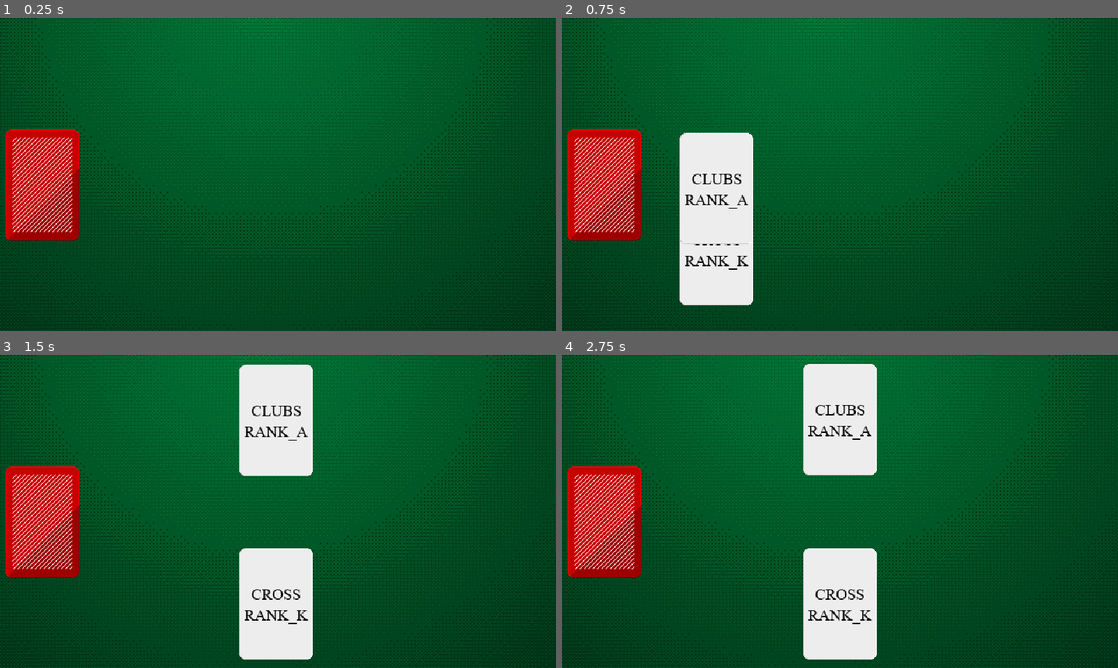
Above: before the commit, frames 1-4 (two rows, left to right).
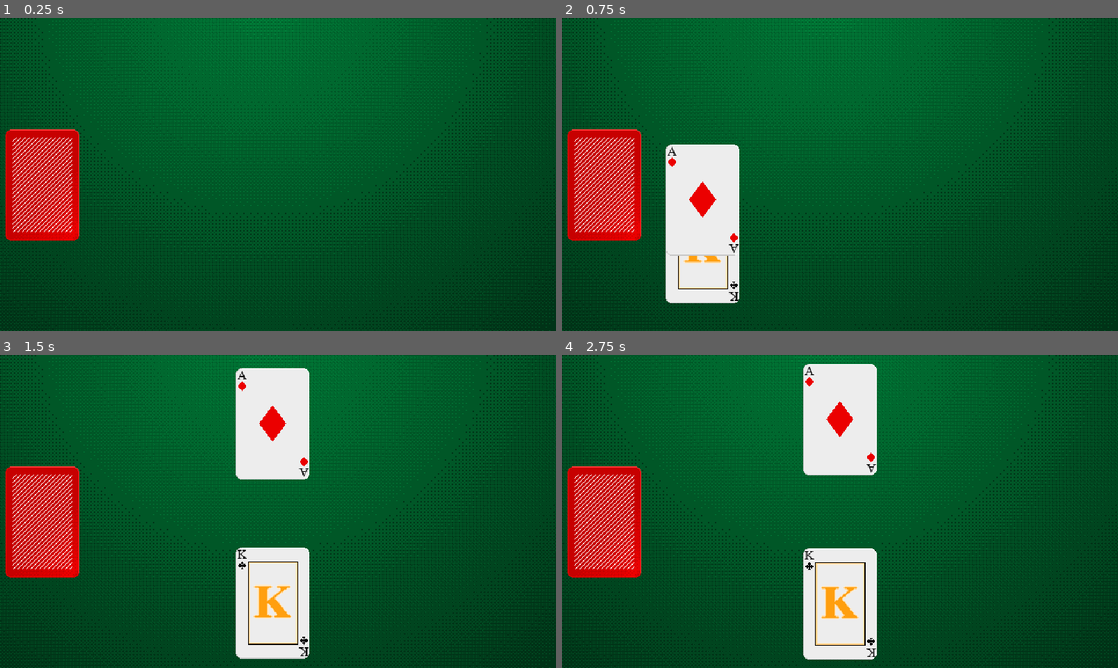
Above: after the commit, the same moments.

Repository: Cydeamon/Blackjack
Game: Godot game, scene res://Main.tscn
Same seed, same stepped clock (60 frames per second), same inputs: the game is played once before the commit and once after it.
Inputs (mouse positions are in pixels of both pictures, inside the frame that each line leads up to):
- Up to frame 1 (0.25 s): no input
- Up to frame 2 (0.75 s): tap Enter at 0.5 s; move the mouse to (606, 183) at 0.52 s; click (606, 183) at 0.67 s
- Up to frame 3 (1.5 s): move the mouse to (166, 527) at 1.27 s; click (166, 527) at 1.42 s
- Up to frame 4 (2.75 s): move the mouse to (895, 442) at 2.02 s; click (895, 442) at 2.17 s

The runs differ from the first frame. In frame 1, 1.4% of the frame differs, in the area x 1-15%, y 35-72%; in frame 2, 5.5%, in the area x 1-35%, y 35-92%; in frame 3, 4.4%; in frame 4, 3.1%.

Commit message:
Cards design and functionality

Diff:
--- a/Card.gd
+++ b/Card.gd
@@ -1,25 +1,94 @@
 extends Area2D
 
 var smooth_speed = 0.287
-var move_speed = 20
-var move_destination
+var move_speed = 15
+var move_destination = null
 var card: PlayingCard
 
+
 func _process(delta):
+	if position == move_destination:
+		move_destination = null
+
 	if (move_destination):
 		var position_difference = move_destination - position
 		var smoothed_velocity = position_difference * smooth_speed * delta * move_speed
 		position += smoothed_velocity
 
-		if position == move_destination:
-			move_destination = null
 
 func set_card(new_card):
 	card = new_card
-	update_label()
+	update_suit()
+	update_rank()
 
-func update_label():
-	$CardLabel.text = str(card.get_suit()) + "\n" + str(card.get_rank())
+
+func update_rank():
+	var rank = str(card.get_rank()).replace("RANK_", "")
+	var suit = str(card.get_suit()).to_lower()
+
+	$RankTop.text = rank
+	$RankBottom.text = rank
+	reset_sprites()
+
+	if int(rank) >= 2 && int(rank) <= 10:
+		show_pattern(rank, suit)
+
+	if rank == "A":
+		show_central_image("res://assets/" + suit + "_a.png")
+
+	if rank == "J" || rank == "Q" || rank == "K":
+		show_central_image("res://assets/" + rank.to_lower() + ".png")
+
+
+func update_suit():
+	var suit = str(card.get_suit()).to_lower()
+	var image = Image.new()
+	var image_texture = ImageTexture.new()
+
+	image.load("res://assets/" + suit + "_small.png")
+	image_texture.create_from_image(image)
+
+	$SuitTop.set_texture(image_texture)
+	$SuitBottom.set_texture(image_texture)
+
+
+func show_central_image(texture):
+	var image = Image.new()
+	var image_texture = ImageTexture.new()
+
+	image.load(texture)
+	image_texture.create_from_image(image)
+	$CentralImage.set_texture(image_texture)
+	$CentralImage.show()
+
+
+func show_pattern(rank, suit):
+	var pattern_node = get_node("Pattern" + rank)
+	var sprites = pattern_node.get_children()
+	var image = Image.new()
+	var image_texture = ImageTexture.new()
+
+	image.load("res://assets/" + suit + "_medium.png")
+	image_texture.create_from_image(image)
+
+	for sprite in sprites:
+		sprite.set_texture(image_texture)
+
+	pattern_node.show()
+
+
+func reset_sprites():
+	$CentralImage.hide()
+	$Pattern10.hide()
+	$Pattern9.hide()
+	$Pattern8.hide()
+	$Pattern7.hide()
+	$Pattern6.hide()
+	$Pattern5.hide()
+	$Pattern4.hide()
+	$Pattern3.hide()
+	$Pattern2.hide()
+
 
 func move_to(position):
 	move_destination = position
--- a/Card.tscn
+++ b/Card.tscn
@@ -1,19 +1,14 @@
-[gd_scene load_steps=7 format=2]
+[gd_scene load_steps=8 format=2]
 
 [ext_resource path="res://assets/card_front.png" type="Texture" id=1]
-[ext_resource path="res://fonts/TIMES.TTF" type="DynamicFontData" id=2]
+[ext_resource path="res://Theme.tres" type="Theme" id=2]
 [ext_resource path="res://Card.gd" type="Script" id=3]
+[ext_resource path="res://assets/cross_small.png" type="Texture" id=4]
+[ext_resource path="res://assets/j.png" type="Texture" id=5]
+[ext_resource path="res://assets/spades_medium.png" type="Texture" id=6]
 
 [sub_resource type="RectangleShape2D" id=3]
 extents = Vector2( 42.5, 64 )
-
-[sub_resource type="DynamicFont" id=2]
-size = 18
-outline_color = Color( 0, 0, 0, 1 )
-font_data = ExtResource( 2 )
-
-[sub_resource type="Theme" id=1]
-default_font = SubResource( 2 )
 
 [node name="Card" type="Area2D"]
 script = ExtResource( 3 )
@@ -26,17 +21,304 @@
 position = Vector2( 42.5, 64 )
 shape = SubResource( 3 )
 
-[node name="CardLabel" type="Label" parent="."]
-anchor_left = 0.5
-anchor_top = 0.5
-anchor_right = 0.5
-anchor_bottom = 0.5
-margin_left = 1.0
-margin_top = 42.0
-margin_right = 85.0
-margin_bottom = 95.0
-theme = SubResource( 1 )
+[node name="SuitTop" type="Sprite" parent="."]
+position = Vector2( 8, 21 )
+texture = ExtResource( 4 )
+
+[node name="SuitBottom" type="Sprite" parent="."]
+position = Vector2( 78, 107 )
+rotation = -3.14159
+texture = ExtResource( 4 )
+
+[node name="RankTop" type="Label" parent="."]
+margin_left = -12.0
+margin_top = -1.0
+margin_right = 28.0
+margin_bottom = 20.0
+theme = ExtResource( 2 )
 custom_colors/font_color = Color( 0, 0, 0, 1 )
-text = "CLUBS
-A"
+text = "A"
 align = 1
+
+[node name="RankBottom" type="Label" parent="."]
+margin_left = 98.0
+margin_top = 129.0
+margin_right = 138.0
+margin_bottom = 150.0
+rect_rotation = -180.0
+theme = ExtResource( 2 )
+custom_colors/font_color = Color( 0, 0, 0, 1 )
+text = "A"
+align = 1
+
+[node name="Pattern10" type="Node2D" parent="."]
+visible = false
+
+[node name="Sprite" type="Sprite" parent="Pattern10"]
+position = Vector2( 20, 33 )
+texture = ExtResource( 6 )
+
+[node name="Sprite2" type="Sprite" parent="Pattern10"]
+position = Vector2( 68, 32 )
+texture = ExtResource( 6 )
+
+[node name="Sprite3" type="Sprite" parent="Pattern10"]
+position = Vector2( 68, 53 )
+texture = ExtResource( 6 )
+
+[node name="Sprite4" type="Sprite" parent="Pattern10"]
+position = Vector2( 44, 47 )
+texture = ExtResource( 6 )
+
+[node name="Sprite5" type="Sprite" parent="Pattern10"]
+position = Vector2( 20, 54 )
+texture = ExtResource( 6 )
+
+[node name="Sprite6" type="Sprite" parent="Pattern10"]
+position = Vector2( 19, 74 )
+rotation = 3.14159
+texture = ExtResource( 6 )
+
+[node name="Sprite7" type="Sprite" parent="Pattern10"]
+position = Vector2( 19, 95 )
+rotation = 3.14159
+texture = ExtResource( 6 )
+
+[node name="Sprite8" type="Sprite" parent="Pattern10"]
+position = Vector2( 43, 85 )
+rotation = 3.14159
+texture = ExtResource( 6 )
+
+[node name="Sprite9" type="Sprite" parent="Pattern10"]
+position = Vector2( 67, 73 )
+rotation = 3.14159
+texture = ExtResource( 6 )
+
+[node name="Sprite10" type="Sprite" parent="Pattern10"]
+position = Vector2( 67, 94 )
+rotation = 3.14159
+texture = ExtResource( 6 )
+
+[node name="Pattern9" type="Node2D" parent="."]
+visible = false
+
+[node name="Sprite" type="Sprite" parent="Pattern9"]
+position = Vector2( 20, 33 )
+texture = ExtResource( 6 )
+
+[node name="Sprite2" type="Sprite" parent="Pattern9"]
+position = Vector2( 68, 32 )
+texture = ExtResource( 6 )
+
+[node name="Sprite3" type="Sprite" parent="Pattern9"]
+position = Vector2( 68, 53 )
+texture = ExtResource( 6 )
+
+[node name="Sprite4" type="Sprite" parent="Pattern9"]
+position = Vector2( 44, 63 )
+texture = ExtResource( 6 )
+
+[node name="Sprite5" type="Sprite" parent="Pattern9"]
+position = Vector2( 20, 54 )
+texture = ExtResource( 6 )
+
+[node name="Sprite6" type="Sprite" parent="Pattern9"]
+position = Vector2( 19, 74 )
+rotation = 3.14159
+texture = ExtResource( 6 )
+
+[node name="Sprite7" type="Sprite" parent="Pattern9"]
+position = Vector2( 19, 95 )
+rotation = 3.14159
+texture = ExtResource( 6 )
+
+[node name="Sprite9" type="Sprite" parent="Pattern9"]
+position = Vector2( 67, 73 )
+rotation = 3.14159
+texture = ExtResource( 6 )
+
+[node name="Sprite10" type="Sprite" parent="Pattern9"]
+position = Vector2( 67, 94 )
+rotation = 3.14159
+texture = ExtResource( 6 )
+
+[node name="Pattern8" type="Node2D" parent="."]
+visible = false
+
+[node name="Sprite" type="Sprite" parent="Pattern8"]
+position = Vector2( 20, 33 )
+texture = ExtResource( 6 )
+
+[node name="Sprite2" type="Sprite" parent="Pattern8"]
+position = Vector2( 68, 32 )
+texture = ExtResource( 6 )
+
+[node name="Sprite3" type="Sprite" parent="Pattern8"]
+position = Vector2( 68, 61 )
+texture = ExtResource( 6 )
+
+[node name="Sprite5" type="Sprite" parent="Pattern8"]
+position = Vector2( 20, 62 )
+texture = ExtResource( 6 )
+
+[node name="Sprite7" type="Sprite" parent="Pattern8"]
+position = Vector2( 43, 78 )
+rotation = 3.14159
+texture = ExtResource( 6 )
+
+[node name="Sprite9" type="Sprite" parent="Pattern8"]
+position = Vector2( 67, 92 )
+rotation = 3.14159
+texture = ExtResource( 6 )
+
+[node name="Sprite11" type="Sprite" parent="Pattern8"]
+position = Vector2( 19, 92 )
+rotation = 3.14159
+texture = ExtResource( 6 )
+
+[node name="Sprite10" type="Sprite" parent="Pattern8"]
+position = Vector2( 44, 49 )
+rotation = 6.28318
+texture = ExtResource( 6 )
+
+[node name="Pattern7" type="Node2D" parent="."]
+visible = false
+
+[node name="Sprite" type="Sprite" parent="Pattern7"]
+position = Vector2( 20, 33 )
+texture = ExtResource( 6 )
+
+[node name="Sprite2" type="Sprite" parent="Pattern7"]
+position = Vector2( 68, 32 )
+texture = ExtResource( 6 )
+
+[node name="Sprite3" type="Sprite" parent="Pattern7"]
+position = Vector2( 68, 61 )
+texture = ExtResource( 6 )
+
+[node name="Sprite5" type="Sprite" parent="Pattern7"]
+position = Vector2( 20, 62 )
+texture = ExtResource( 6 )
+
+[node name="Sprite9" type="Sprite" parent="Pattern7"]
+position = Vector2( 67, 92 )
+rotation = 3.14159
+texture = ExtResource( 6 )
+
+[node name="Sprite11" type="Sprite" parent="Pattern7"]
+position = Vector2( 19, 92 )
+rotation = 3.14159
+texture = ExtResource( 6 )
+
+[node name="Sprite10" type="Sprite" parent="Pattern7"]
+position = Vector2( 44, 49 )
+rotation = 6.28318
+texture = ExtResource( 6 )
+
+[node name="Pattern6" type="Node2D" parent="."]
+visible = false
+
+[node name="Sprite" type="Sprite" parent="Pattern6"]
+position = Vector2( 20, 33 )
+texture = ExtResource( 6 )
+
+[node name="Sprite2" type="Sprite" parent="Pattern6"]
+position = Vector2( 68, 32 )
+texture = ExtResource( 6 )
+
+[node name="Sprite3" type="Sprite" parent="Pattern6"]
+position = Vector2( 68, 61 )
+texture = ExtResource( 6 )
+
+[node name="Sprite5" type="Sprite" parent="Pattern6"]
+position = Vector2( 20, 62 )
+texture = ExtResource( 6 )
+
+[node name="Sprite9" type="Sprite" parent="Pattern6"]
+position = Vector2( 67, 92 )
+rotation = 3.14159
+texture = ExtResource( 6 )
+
+[node name="Sprite11" type="Sprite" parent="Pattern6"]
+position = Vector2( 19, 92 )
+rotation = 3.14159
+texture = ExtResource( 6 )
+
+[node name="Pattern5" type="Node2D" parent="."]
+visible = false
+
+[node name="Sprite" type="Sprite" parent="Pattern5"]
+position = Vector2( 20, 33 )
+texture = ExtResource( 6 )
+
+[node name="Sprite2" type="Sprite" parent="Pattern5"]
+position = Vector2( 68, 32 )
+texture = ExtResource( 6 )
+
+[node name="Sprite5" type="Sprite" parent="Pattern5"]
+position = Vector2( 44, 62 )
+texture = ExtResource( 6 )
+
+[node name="Sprite9" type="Sprite" parent="Pattern5"]
+position = Vector2( 67, 92 )
+rotation = 3.14159
+texture = ExtResource( 6 )
+
+[node name="Sprite11" type="Sprite" parent="Pattern5"]
+position = Vector2( 19, 92 )
+rotation = 3.14159
+texture = ExtResource( 6 )
+
+[node name="Pattern4" type="Node2D" parent="."]
+visible = false
+
+[node name="Sprite" type="Sprite" parent="Pattern4"]
+position = Vector2( 20, 33 )
+texture = ExtResource( 6 )
+
+[node name="Sprite2" type="Sprite" parent="Pattern4"]
+position = Vector2( 68, 32 )
+texture = ExtResource( 6 )
+
+[node name="Sprite9" type="Sprite" parent="Pattern4"]
+position = Vector2( 67, 92 )
+rotation = 3.14159
+texture = ExtResource( 6 )
+
+[node name="Sprite11" type="Sprite" parent="Pattern4"]
+position = Vector2( 19, 92 )
+rotation = 3.14159
+texture = ExtResource( 6 )
+
+[node name="Pattern3" type="Node2D" parent="."]
+visible = false
+
+[node name="Sprite" type="Sprite" parent="Pattern3"]
+position = Vector2( 42, 33 )
+texture = ExtResource( 6 )
+
+[node name="Sprite2" type="Sprite" parent="Pattern3"]
+position = Vector2( 42, 62 )
+texture = ExtResource( 6 )
+
+[node name="Sprite11" type="Sprite" parent="Pattern3"]
+position = Vector2( 41, 92 )
+rotation = 3.14159
+texture = ExtResource( 6 )
+
+[node name="Pattern2" type="Node2D" parent="."]
+visible = false
+
+[node name="Sprite" type="Sprite" parent="Pattern2"]
+position = Vector2( 42, 33 )
+texture = ExtResource( 6 )
+
+[node name="Sprite11" type="Sprite" parent="Pattern2"]
+position = Vector2( 41, 92 )
+rotation = 3.14159
+texture = ExtResource( 6 )
+
+[node name="CentralImage" type="Sprite" parent="."]
+visible = false
+position = Vector2( 43, 64 )
+texture = ExtResource( 5 )
--- a/Main.gd
+++ b/Main.gd
@@ -11,9 +11,6 @@
 func _ready():
 	init_deck()
 	init()
-
-func _process(delta):
-	pass
 
 ###########################################################################################
 ##################################### CUSTOM FUNCTIONS ####################################
--- /dev/null
+++ b/Theme.tres
@@ -0,0 +1,12 @@
+[gd_resource type="Theme" load_steps=3 format=2]
+
+[ext_resource path="res://fonts/TIMES.TTF" type="DynamicFontData" id=1]
+
+[sub_resource type="DynamicFont" id=2]
+size = 15
+outline_color = Color( 0, 0, 0, 1 )
+use_mipmaps = true
+font_data = ExtResource( 1 )
+
+[resource]
+default_font = SubResource( 2 )
Binary file changed: assets/card_back.png
Binary file added: assets/clubs_medium.png
Binary file added: assets/clubs_small.png
Binary file added: assets/cross_medium.png
Binary file added: assets/cross_small.png
Binary file added: assets/hearts_medium.png
Binary file added: assets/hearts_small.png
Binary file added: assets/j.png
Binary file added: assets/k.png
Binary file added: assets/q.png
Binary file added: assets/spades_medium.png
Binary file added: assets/spades_small.png
(and 12 more such lines)
